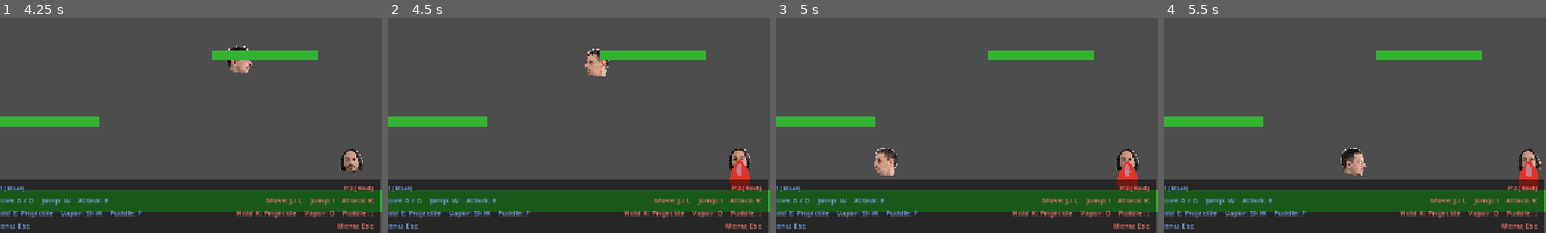
Above: before the commit, frames 1-4 (left to right).
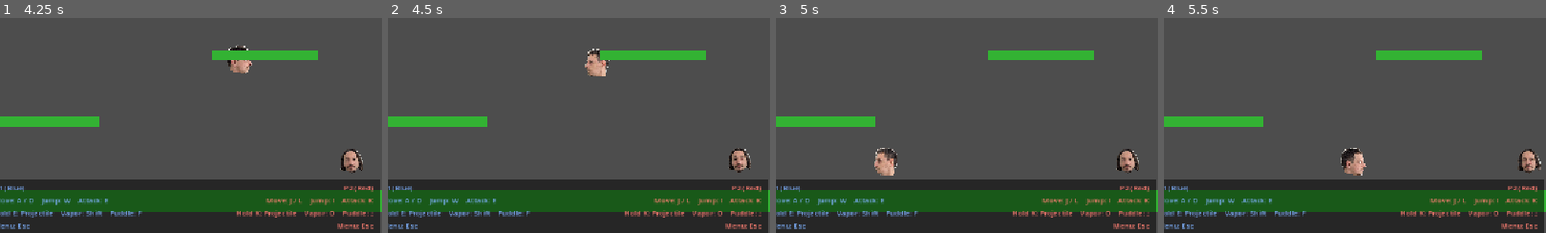
Above: after the commit, the same moments.

Repository: yhovart/smash-hero-rockit
Game: Godot game, scene res://main.tscn
Two runs of this game, one before a commit and one after it. Both use one fixed random seed, a clock stepped at 60 frames per second and the inputs below.
Inputs (mouse positions are % of the whole screen's width and height, from its top left):
- Up to frame 1 (4.25 s): tap Enter at 0.5, 2 s; move the mouse to (72, 45) at 0.52 s; hold D (p1_right) 0.53-2.03 s; tap E (p1_attack) at 0.6 s; click (72, 45) at 0.67 s; tap W (p1_jump) at 0.77, 1.52, 3.02, 3.77 s; tap Space at 1.25, 2.75 s; move the mouse to (30, 55) at 1.27 s; tap F (p1_puddle) at 1.35 s; move the mouse to (60, 28) at 2.02 s; hold A (p1_left) 2.03-2.78 s; tap Shift (p1_vapor) at 2.1 s; move the mouse to (45, 70) at 2.77 s; hold D (p1_right) from 2.78 s (still down); tap K (p2_attack) at 2.85 s; click (45, 70) at 2.92 s; move the mouse to (80, 65) at 3.52 s; tap J (p2_left) at 3.6 s
- Up to frame 2 (4.5 s): move the mouse to (20, 35) at 4.27 s; release D (p1_right) at 4.28 s; hold A (p1_left) from 4.28 s (still down); tap , (p2_puddle) at 4.35 s
- Up to frame 3 (5 s): keep holding A (p1_left); tap W (p1_jump) at 4.52 s
- Up to frame 4 (5.5 s): move the mouse to (55, 50) at 5.02 s; release A (p1_left) at 5.03 s; hold D (p1_right) from 5.03 s (still down); tap L (p2_right) at 5.1 s; click (55, 50) at 5.17 s
The pictures show only the part of the screen within x 26-76%, y 50-100%; the shares and areas given below are measured in that part.

Frame 1 is identical in both runs. In frame 2, 0.6% of the frame differs, in the area x 89-95%, y 65-80%; in frame 3, 0.5%; in frame 4, 0.5%.

Commit message:
various fixes again

Diff:
--- a/hazards/falling_hazard.gd
+++ b/hazards/falling_hazard.gd
@@ -9,12 +9,19 @@
 var deflected := false
 var horizontal_dir := 0.0
 const HORIZONTAL_SPEED = 350.0
+var bouncing := false
+var bounce_dir := 0.0
+const BOUNCE_H_SPEED = 180.0
+const BOUNCE_V_SPEED = -200.0
+var bounce_velocity := Vector2.ZERO
+const BOUNCE_GRAVITY = 600.0
 
 func _ready() -> void:
 	monitoring = false
 	match hazard_type:
 		HazardType.ROCK:
 			fall_speed = randf_range(200.0, 300.0)
+			bounce_dir = 1.0 if randf() > 0.5 else -1.0
 			$Visual.color = Color(0.5, 0.4, 0.3, 1.0)
 			$Visual.polygon = PackedVector2Array([
 				Vector2(0, -16), Vector2(12, -10), Vector2(16, 0),
@@ -47,6 +54,12 @@
 		$Visual.rotation += horizontal_dir * 10.0 * delta
 		if position.x < -50.0 or position.x > 1200.0:
 			queue_free()
+	elif bouncing:
+		bounce_velocity.y += BOUNCE_GRAVITY * delta
+		position += bounce_velocity * delta
+		$Visual.rotation += bounce_dir * 6.0 * delta
+		if position.x < -50.0 or position.x > 1200.0:
+			queue_free()
 	else:
 		position.y += fall_speed * delta
 		if hazard_type == HazardType.FIREBALL:
@@ -55,26 +68,59 @@
 		queue_free()
 
 func _on_body_entered(body_node: Node2D) -> void:
-	if hit_done or deflected:
-		if deflected and body_node.is_in_group("player") and body_node.has_method("take_hit"):
+	if hit_done:
+		return
+
+	if deflected:
+		if body_node.is_in_group("player") and body_node.has_method("take_hit"):
 			hit_done = true
 			body_node.take_hit(1, horizontal_dir)
 			_explode()
 		return
-	if not body_node.is_in_group("player") or not body_node.has_method("take_hit"):
+
+	if bouncing:
+		if body_node.is_in_group("player") and body_node.has_method("take_hit"):
+			hit_done = true
+			body_node.take_hit(1, bounce_dir)
+			_explode()
+		elif body_node is StaticBody2D:
+			bounce_velocity.y = BOUNCE_V_SPEED
+			position.y -= 2.0
 		return
-	var dy := global_position.y - body_node.global_position.y
-	if dy < -4.0:
-		hit_done = true
-		var dir: float = sign(body_node.velocity.x) if body_node.velocity.x != 0.0 else 1.0
-		body_node.take_hit(1, dir * 0.3)
-		_explode()
-	else:
-		_deflect(body_node)
+
+	if body_node.is_in_group("player") and body_node.has_method("take_hit"):
+		var dy := global_position.y - body_node.global_position.y
+		if dy < -4.0:
+			hit_done = true
+			var dir: float = sign(body_node.velocity.x) if body_node.velocity.x != 0.0 else 1.0
+			body_node.take_hit(1, dir * 0.3)
+			_explode()
+		else:
+			_deflect(body_node)
+		return
+
+	if body_node is StaticBody2D and hazard_type == HazardType.ROCK:
+		_start_bounce()
+		return
+
+func _start_bounce() -> void:
+	bouncing = true
+	bounce_velocity = Vector2(bounce_dir * BOUNCE_H_SPEED, BOUNCE_V_SPEED)
+	position.y -= 2.0
 
 func _deflect(body_node: Node2D) -> void:
 	deflected = true
 	var push_dir: float = sign(global_position.x - body_node.global_position.x)
+	if push_dir == 0.0:
+		push_dir = 1.0 if randf() > 0.5 else -1.0
+	horizontal_dir = push_dir
+	fall_speed = 0.0
+
+func reflect(source: Node2D) -> void:
+	if hit_done:
+		return
+	deflected = true
+	var push_dir: float = sign(global_position.x - source.global_position.x)
 	if push_dir == 0.0:
 		push_dir = 1.0 if randf() > 0.5 else -1.0
 	horizontal_dir = push_dir
--- a/player/player.gd
+++ b/player/player.gd
@@ -289,10 +289,8 @@
 	if drop_through_timer > 0.0:
 		drop_through_timer = 0.0
 		set_collision_mask_value(1, true)
-	body.visible = true
-	body.modulate = Color(1.0, 1.0, 1.0, 1.0)
-	shine.visible = true
-	shine.modulate = Color(1.0, 1.0, 1.0, 1.0)
+	body.visible = false
+	shine.visible = false
 	avatar.visible = true
 	avatar.modulate = Color(1.0, 1.0, 1.0, 1.0)
 	vapor_particles.emitting = false
@@ -318,8 +316,12 @@
 		_reset_to_spawn()
 
 func _on_attack_hitbox_area_entered(area: Area2D) -> void:
-	if area.has_method("reflect") and area.owner_node != self:
-		area.reflect(self)
+	if not area.has_method("reflect"):
+		return
+	if "owner_node" in area and area.owner_node == self:
+		return
+	area.reflect(self)
+	if area.has_node("Trail"):
 		var c := body_color.lightened(0.3)
 		area.get_node("Visual").color = Color(c.r, c.g, c.b, 0.9)
 		area.get_node("Trail").color = Color(c.r, c.g, c.b, 0.4)
